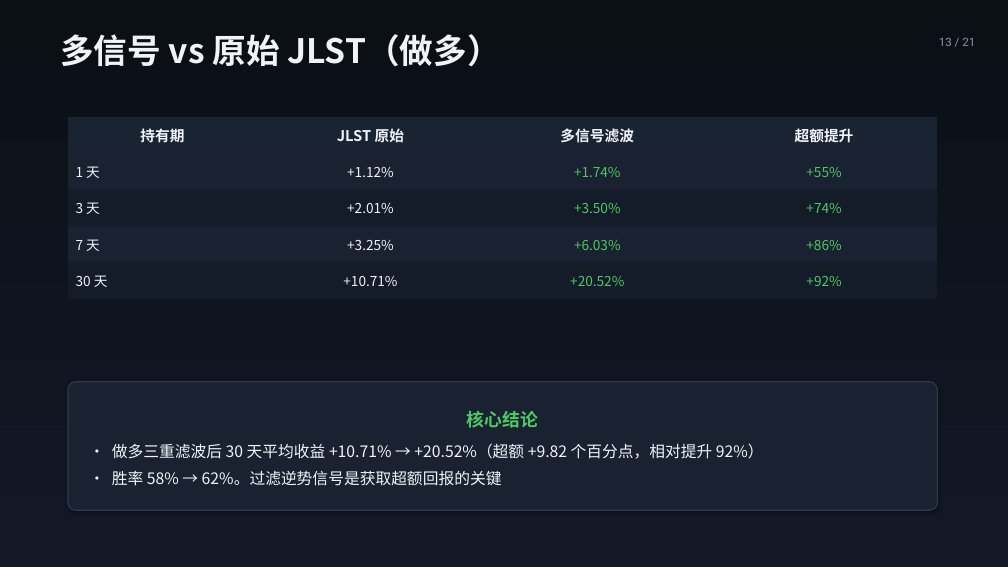
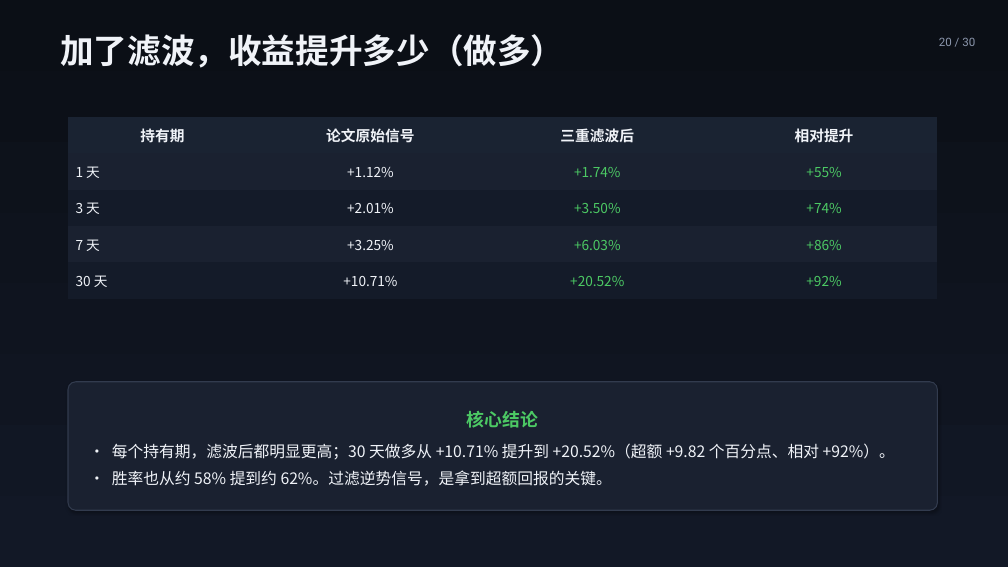
Before and after one commit to hhysteric/btc-momentum-pro, a slide deck: slide 20 of BTC_Momentum_演示.pptx (slide 13 before the commit). Drawn at 1008x567 pixels with LibreOffice and Linux fonts; fonts in the diff are those of the drawing. Boxes give left, top, right and bottom in pixels: in the first picture for what was removed or moved away, otherwise in the second. Text is boxed around its words. In the diff, an @@ line names an element or a change of style, - is before the commit and + after.

```diff
--- a/BTC_Momentum_演示.pptx
+++ b/BTC_Momentum_演示.pptx
@@ text at [60, 34, 564, 68]: text changed @@
-多信号 vs 原始 JLST（做多）
+加了滤波，收益提升多少（做多）
@@ text at [939, 37, 975, 46]: text changed @@
-13 / 21
+20 / 30
@@ table at [68, 117, 938, 299] @@
-row 1: 持有期 | JLST 原始 | 多信号滤波 | 超额提升
+row 1: 持有期 | 论文原始信号 | 三重滤波后 | 相对提升
@@ text in rounded rectangle at [112, 443, 895, 486]: text changed @@
-• 做多三重滤波后 30 天平均收益 +10.71% → +20.52%（超额 +9.82 个百分点，相对提升 92%）
-• 胜率 58% → 62%。过滤逆势信号是获取超额回报的关键
+• 每个持有期，滤波后都明显更高；30 天做多从 +10.71% 提升到 +20.52%（超额 +9.82 个百分点、相对 +92%）。
+• 胜率也从约 58% 提到约 62%。过滤逆势信号，是拿到超额回报的关键。
```
Also in this commit, not shown: 13 other slides changed, 15 slides added, 6 slides removed, 2 other files.
